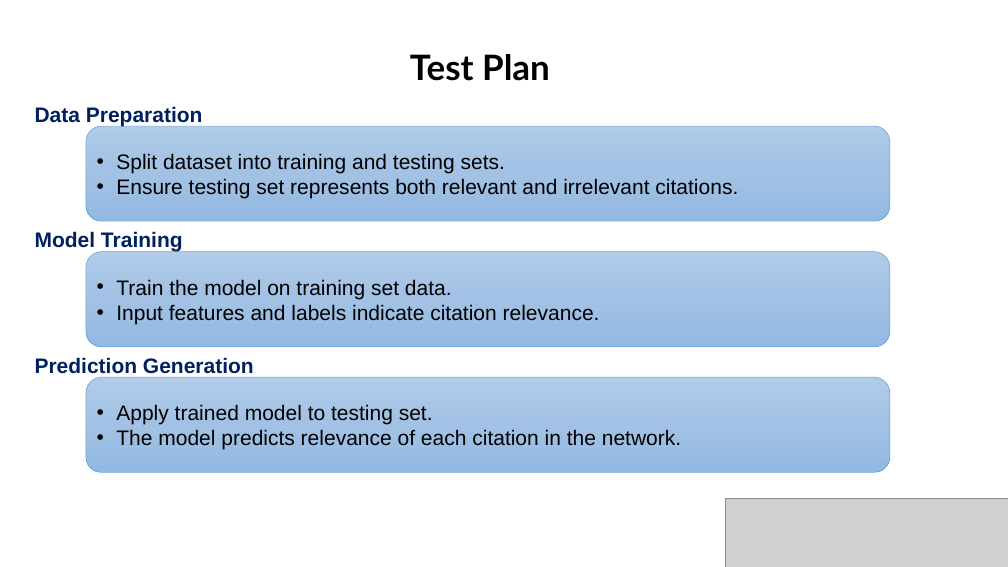
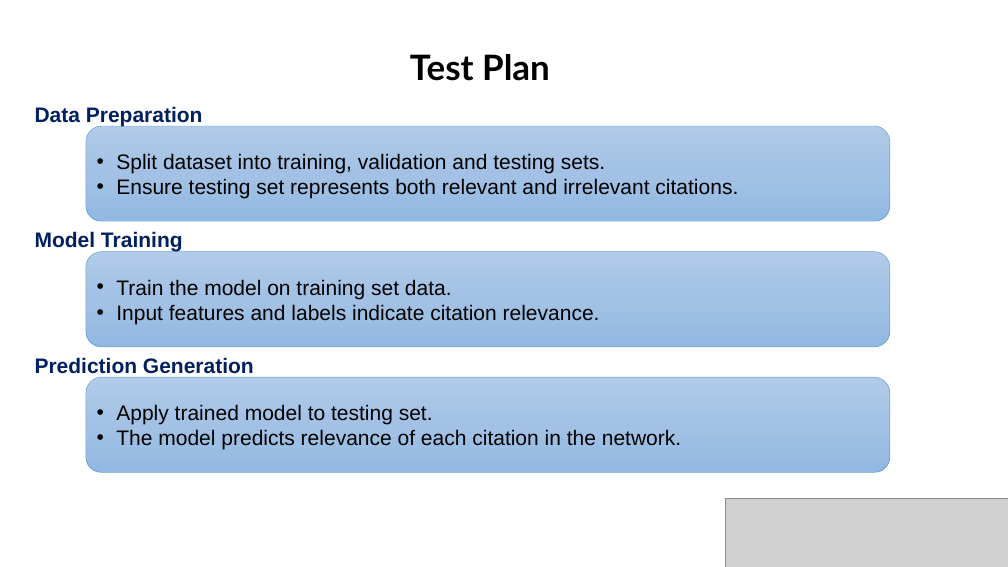
Before and after one commit to gilseg10/BraudeProject, a slide deck: slide 20 of Graph reconstruction with MaskGAE_.pptx (slide 19 before the commit). Drawn at 1008x567 pixels with LibreOffice and Linux fonts; fonts in the diff are those of the drawing; grey boxes stand for pictures; background and template pictures are left out. Boxes give left, top, right and bottom in pixels: in the first picture for what was removed or moved away, otherwise in the second. Text is boxed around its words. In the diff, an @@ line names an element or a change of style, - is before the commit and + after.

```diff
--- a/Graph reconstruction with MaskGAE_.pptx
+++ b/Graph reconstruction with MaskGAE_.pptx
@@ text in rounded rectangle at [116,153,605,173]: text changed @@
-• Split dataset into training and testing sets.
+• Split dataset into training, validation and testing sets.
```
Also in this commit, not shown: 13 other slides changed, 1 slide added, 1 other file.
